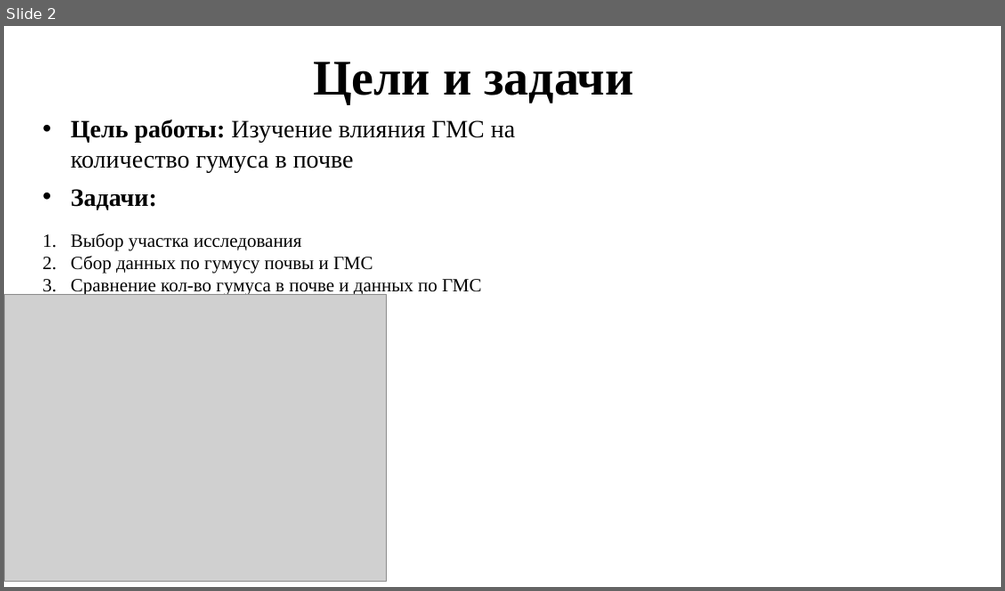
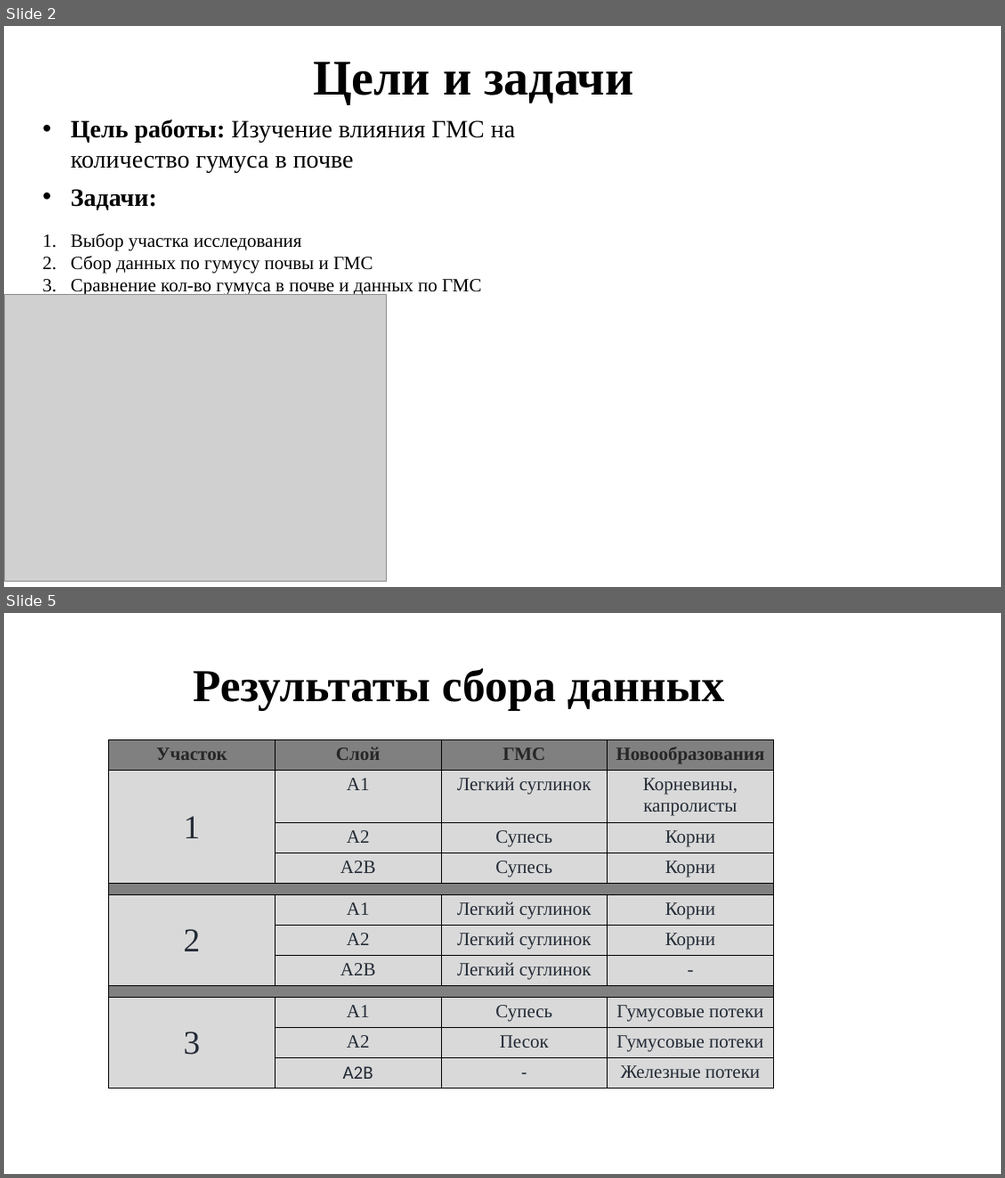
Before and after one commit to Zhabich12/PochvaZZZ, a slide deck: презентация PochaZZZ.pptx. Shown one above the other, each under a label of ours: slide 2 before the commit, slides 2 and 5 after it; the slides between them are not shown. The pictures are 1005x591 and 1005x1178 pixels, drawn with LibreOffice and Linux fonts; fonts in the diff are those of the drawing; grey boxes stand for pictures. Boxes give left, top, right and bottom in pixels: in the first picture for what was removed or moved away, otherwise in the second. Text is boxed around its words. In the diff, an @@ line names an element or a change of style, - is before the commit and + after.

```diff
--- a/презентация PochaZZZ.pptx
+++ b/презентация PochaZZZ.pptx
@@ slide 5 added at (4,613,1001,1174), background #FFFFFF @@
@@ text added at (193,668,724,711), 44 pt, text #000000, bold @@
+Результаты сбора данных
@@ table added at (109,740,773,1088), 12 rows, 4 columns @@
+Участок | Слой | ГМС | Новообразования
+1 | A1 | Легкий суглинок | Корневины, капролисты
+ | A2 | Супесь | Корни
+ | A2B | Супесь | Корни
+ |  |  | 
+2 | A1 | Легкий суглинок | Корни
+ | A2 | Легкий суглинок | Корни
+ | A2B | Легкий суглинок | -
+ |  |  | 
+3 | A1 | Супесь | Гумусовые потеки
+ | A2 | Песок | Гумусовые потеки
+ | A2B | - | Железные потеки
```
Also in this commit, not shown: 3 slides changed, 3 other slides added.
